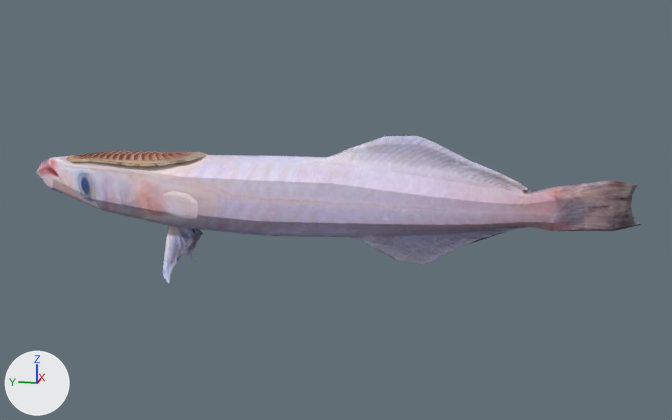
What one commit did to the glTF model public/models/fish/remora-brachyptera/remora-brachyptera.glb.
One viewpoint serves both versions: a camera (50 mm lens) standing at (-5.05, -1.37, 1.23) and looking at (0.02, -0.35, -0.03). Arrows for +X, +Y and +Z are at lower left; the lights stay in place. The picture after the commit comes second. Vertices at exactly the same position are counted once.

Objects in the first picture: 'pectoral.l', 'pelvic.l', 'pelvic.r', 'remora brachyptera'.
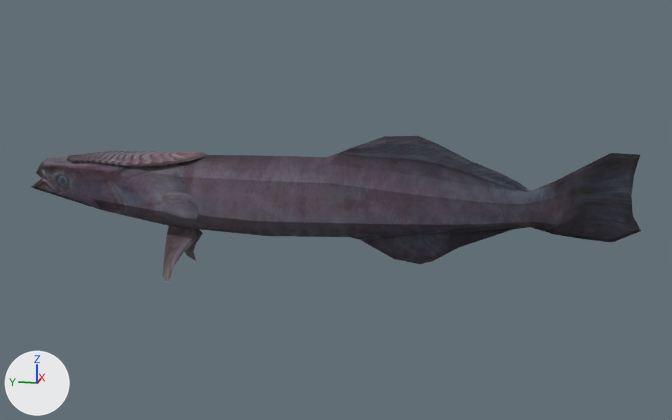
Where the change shows, as pixel boxes [x1, y1, x2, y2] in the pictures (672 x 420 px; the box of a moved part takes in the faces that stretch with it):
'remora brachyptera', reshaped, recoloured, surface changed (darker): before [36, 136, 641, 264]; after [31, 136, 641, 264]
'pelvic.l', recoloured, surface changed (darker): [163, 226, 196, 284] in both
'pectoral.l', surface changed, recoloured (darker): [162, 191, 198, 219] in both
'pelvic.r', recoloured (blue to black): [185, 229, 203, 261] in both
part 3 of me_mexican_fish__1, moved or reshaped: before [527, 181, 641, 231]; after [528, 153, 641, 242]
part 4 of me_mexican_fish__1, moved or reshaped: before [43, 179, 100, 209]; after [31, 179, 101, 210]
part 5 of me_mexican_fish__1, recoloured (darker): [36, 136, 638, 264] in both
part 6 of me_mexican_fish__1, recoloured (beige to grey): [66, 151, 207, 168] in both
part 7 of me_mexican_fish__1, surface changed (darker): [36, 136, 638, 264] in both

The change, as a list of edits to the scene's bpy script:
```text
Add img_remora_brachyptera:
    img_remora_brachyptera = load_image('remora_brachyptera', '_unpacked/remora_brachyptera', 1536, 783, 'sRGB')
Add mat_remora_brachyptera_1:
    mat_remora_brachyptera_1 = principled_material('remora_brachyptera')
    mat_remora_brachyptera_1.texture = img_remora_brachyptera
    mat_remora_brachyptera_1.roughness = 1.0
Change me_mexican_fish__1__004:
    where me_mexican_fish__1__004.from_pydata(...)  # 34 vertices, 64 faces; spans x -0.21..0.0, y -0.303..0.0, z -0.059..0.091
    used by ob_pectoral_l; location = (-0.146, 0.639, 0.01)
    remove me_mexican_fish__1__004.materials.append(mat_remora_brachyptera)  # picture img_mexican_fish__1
    me_mexican_fish__1__004 part 1: texture (UV) coordinates of 64 of 64 faces, centred in x -0.204..-0.003, y -0.293..-0.005, z -0.052..0.08, changed; they spanned u 0.26..0.35, v 0.47..0.57 and now span u 0.24..0.3, v 0.21..0.27
    add me_mexican_fish__1__004.materials.append(mat_remora_brachyptera_1)  # picture img_remora_brachyptera
Change me_mexican_fish__1__003:
    where me_mexican_fish__1__003.from_pydata(...)  # 30 vertices, 56 faces; spans x -0.228..0.0, y -0.185..0.0, z -0.302..0.0
    used by ob_pelvic_l; location = (-0.005, 0.646, -0.155)
    remove me_mexican_fish__1__003.materials.append(mat_remora_brachyptera)  # picture img_mexican_fish__1
    me_mexican_fish__1__003 part 2: texture (UV) coordinates of 56 of 56 faces, centred in x -0.21..-0.002, y -0.166..-0.006, z -0.282..-0.004, changed; they spanned u 0.26..0.3, v 0.14..0.4 and now span u 0.26..0.33, v 0.01..0.07
    add me_mexican_fish__1__003.materials.append(mat_remora_brachyptera_1)  # picture img_remora_brachyptera
Change me_mexican_fish__1__001:
    where me_mexican_fish__1__001.from_pydata(...)  # 30 vertices, 56 faces; spans x 0.0..0.228, y -0.185..0.0, z -0.302..0.0
    remove me_mexican_fish__1__001.materials.append(mat_remora_brachyptera)  # picture img_mexican_fish__1
    add me_mexican_fish__1__001.materials.append(mat_remora_brachyptera_1)  # picture img_remora_brachyptera
Change me_mexican_fish__1:
    used by ob_remora_brachyptera; location = (0.0, 0.639, 0.01)
    before: 11 (0.04, 0.72, 0.03), 18 (0.0, 0.77, 0.01) at pixel (48, 187), 139 (0.02, 0.74, 0.01), 207 (-0.04, 0.72, 0.03) at pixel (52, 186), 288 (-0.02, 0.74, 0.01) at pixel (51, 189)
    remove me_mexican_fish__1.from_pydata(...)  # 436 vertices, 864 faces; spans x -0.22..0.22, y -2.66..0.85, z -0.33..0.4
    add me_mexican_fish__1.from_pydata(...)  # 436 vertices, 864 faces; spans x -0.22..0.22, y -2.66..0.89, z -0.33..0.4
    me_mexican_fish__1 part 3: 46 of 436 vertices moved; they spanned x -0.07..0.07, y -2.66..-2.19, z -0.1..0.19 and now span x -0.07..0.07, y -2.66..-2.19, z -0.15..0.34; mean shift (0.0, 0.0, 0.04); largest move (0.0, -2.63, 0.18) -> (0.0, -2.63, 0.34)
    me_mexican_fish__1 part 4
    add for i in [11, 18, 139, 207, 288]: me_mexican_fish__1.vertices[i].co += Vector((0.0, 0.12, 0.0))
    me_mexican_fish__1 part 5: all 688 faces that had it switch from mat_remora_brachyptera (picture img_mexican_fish__1) to mat_remora_brachyptera_1 (picture img_remora_brachyptera)
    me_mexican_fish__1 part 6: all 176 faces that had it switch from mat_mexican_fish__5 (picture img_mexican_fish__5) to mat_remora_brachyptera_1 (picture img_remora_brachyptera)
    me_mexican_fish__1 part 7: texture (UV) coordinates of 864 of 864 faces, centred in x -0.22..0.22, y -2.63..0.82, z -0.31..0.38, changed; they spanned u 0.04..0.94, v 0.14..0.86 and now span u 0.01..0.99, v 0.04..0.99
```
